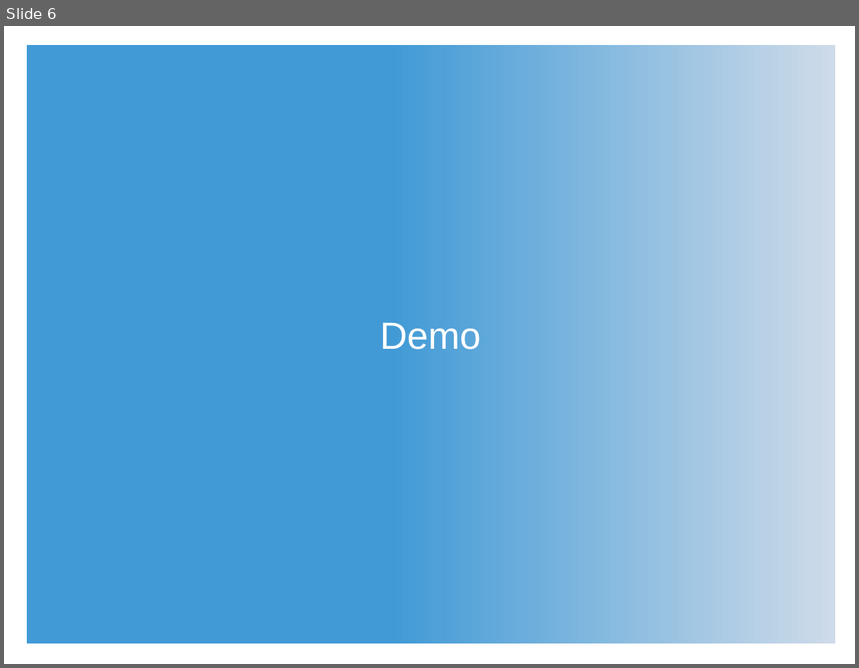
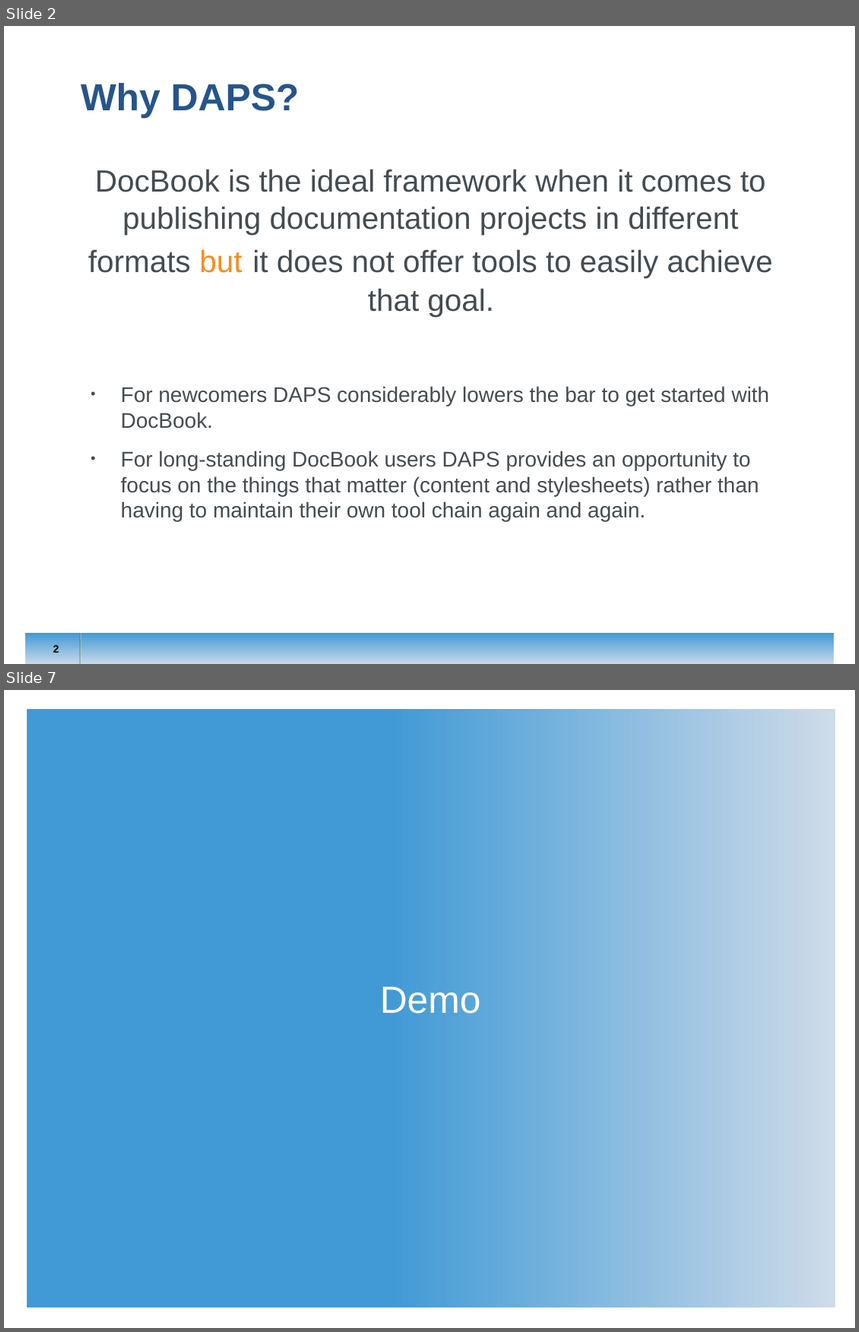
Before and after one commit to openSUSE/daps, a slide deck: doc/presentation/daps_linuxtag_2012.odp. Shown one above the other, each under a label of ours: slide 6 before the commit, slides 2 and 7 after it; the slides between them are not shown. The pictures are 859x668 and 859x1332 pixels, drawn with LibreOffice and Linux fonts; fonts in the diff are those of the drawing; background and template pictures are left out. Boxes give left, top, right and bottom in pixels: in the first picture for what was removed or moved away, otherwise in the second. Text is boxed around its words. In the diff, an @@ line names an element or a change of style, - is before the commit and + after.

```diff
--- a/doc/presentation/daps_linuxtag_2012.odp
+++ b/doc/presentation/daps_linuxtag_2012.odp
@@ slide 2 added at <box>4,26,855,664</box>, background #FFFFFF @@
@@ title added at <box>81,83,300,119</box>, 32 pt, text #26558B, bold @@
+Why DAPS?
@@ text added at <box>88,169,773,522</box>, 18 pt, text #454C51 @@
+DocBook is the ideal framework when it comes to publishing documentation projects in different formats but it does not offer tools to easily achieve that goal.
+• For newcomers DAPS considerably lowers the bar to get started with DocBook.
+• For long-standing DocBook users DAPS provides an opportunity to focus on the things that matter (content and stylesheets) rather than having to maintain their own tool chain again and again.
@@ rectangle added at <box>25,634,834,664</box>, fill gradient #CEDBE9 to #419AD6 @@
@@ line added from (80, 634) to (80, 664), #3F7418 0.74 pt @@
@@ line added from (81, 634) to (81, 664), #FFFFFF 0.74 pt @@
@@ page number added at <box>53,645,59,656</box>, 9 pt, text #000000, bold @@
+2
@@ what was slide 6 is now slide 7 @@
```
Also in this commit, not shown: 5 slides changed.
